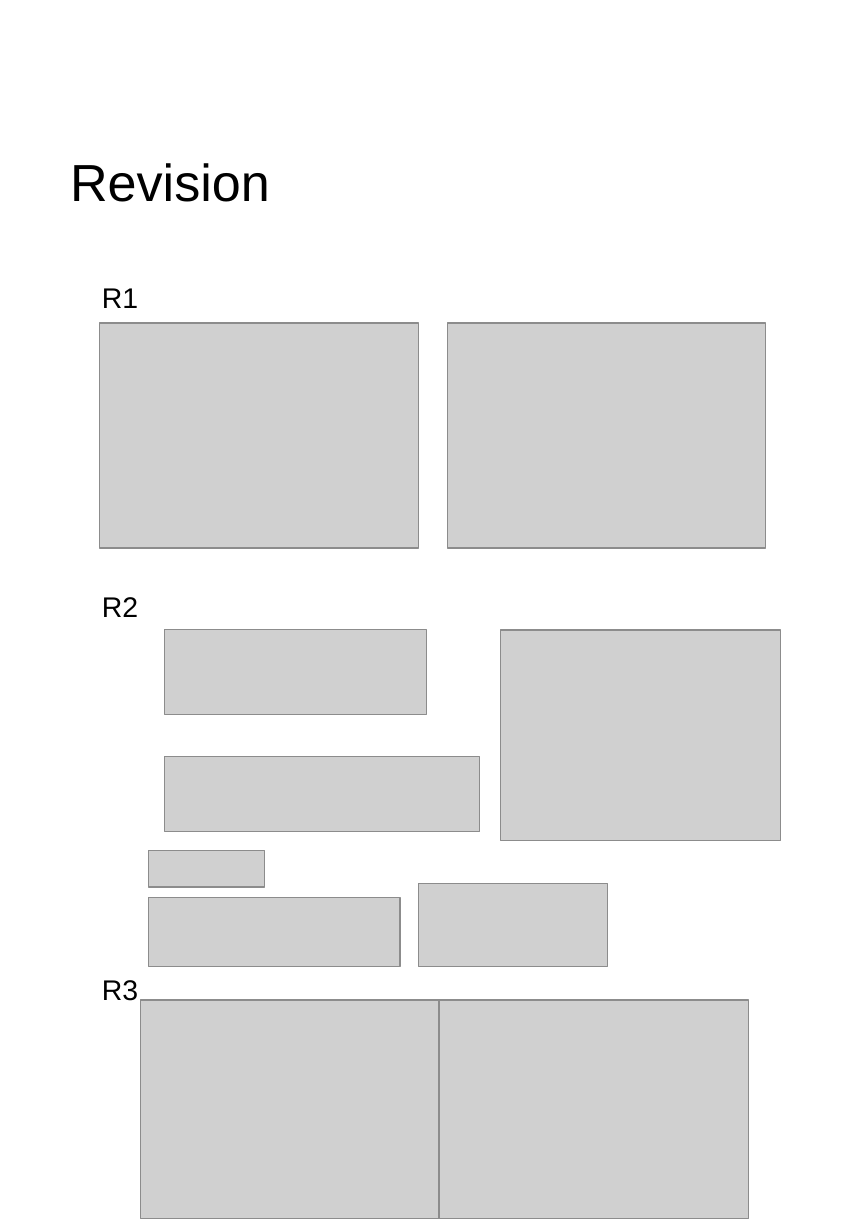
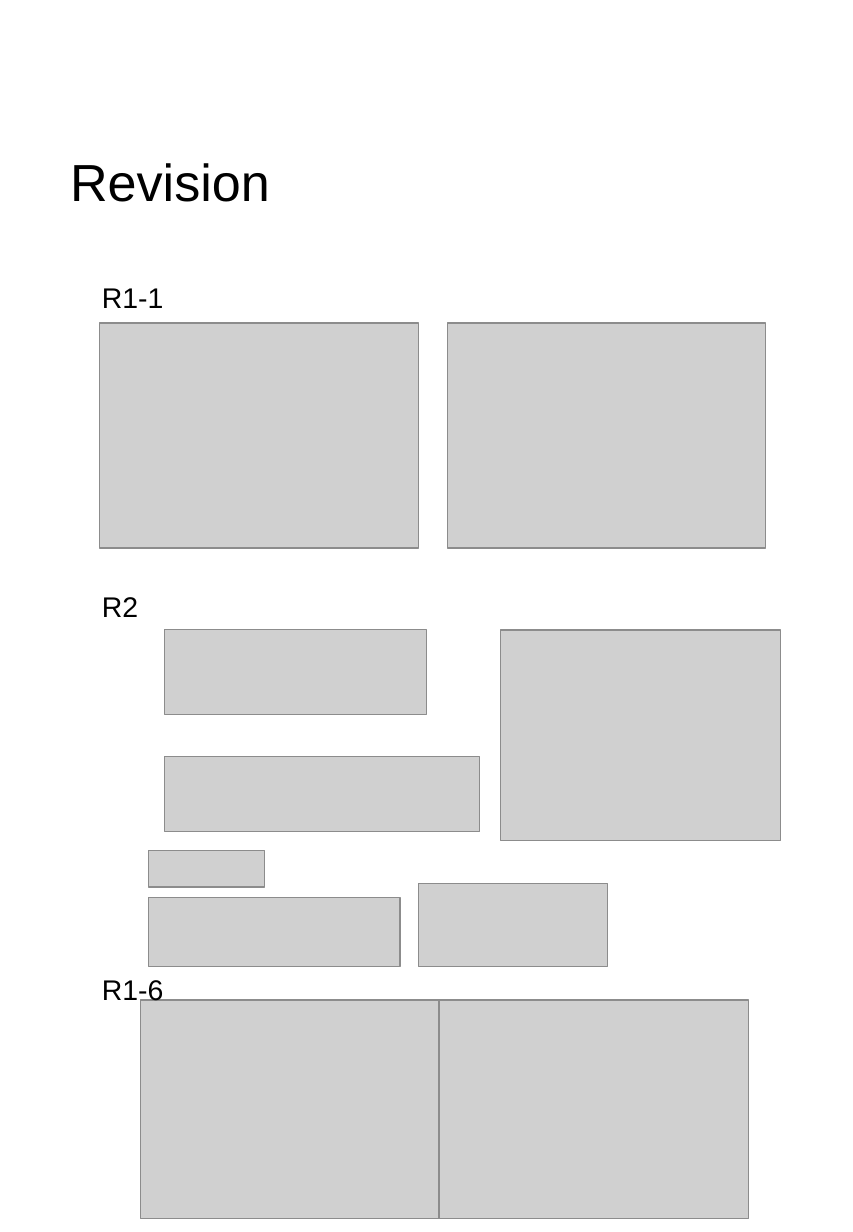
Before and after one commit to vectorcont62-dev/EDLtarget-manuscript-Mar, a slide deck: slide 5 of figures/Figures-EDL202605-manuscript.pptx. Drawn at 853x1232 pixels with LibreOffice and Linux fonts; fonts in the diff are those of the drawing; grey boxes stand for pictures. Boxes give left, top, right and bottom in pixels: in the first picture for what was removed or moved away, otherwise in the second. Text is boxed around its words. In the diff, an @@ line names an element or a change of style, - is before the commit and + after.

```diff
--- a/figures/Figures-EDL202605-manuscript.pptx
+++ b/figures/Figures-EDL202605-manuscript.pptx
@@ text at bbox=[102, 288, 164, 308]: text changed @@
-R1
+R1-1
@@ text at bbox=[102, 980, 164, 1006]: text changed @@
-R3
+R1-6
```
Also in this commit, not shown: 24 other files.
